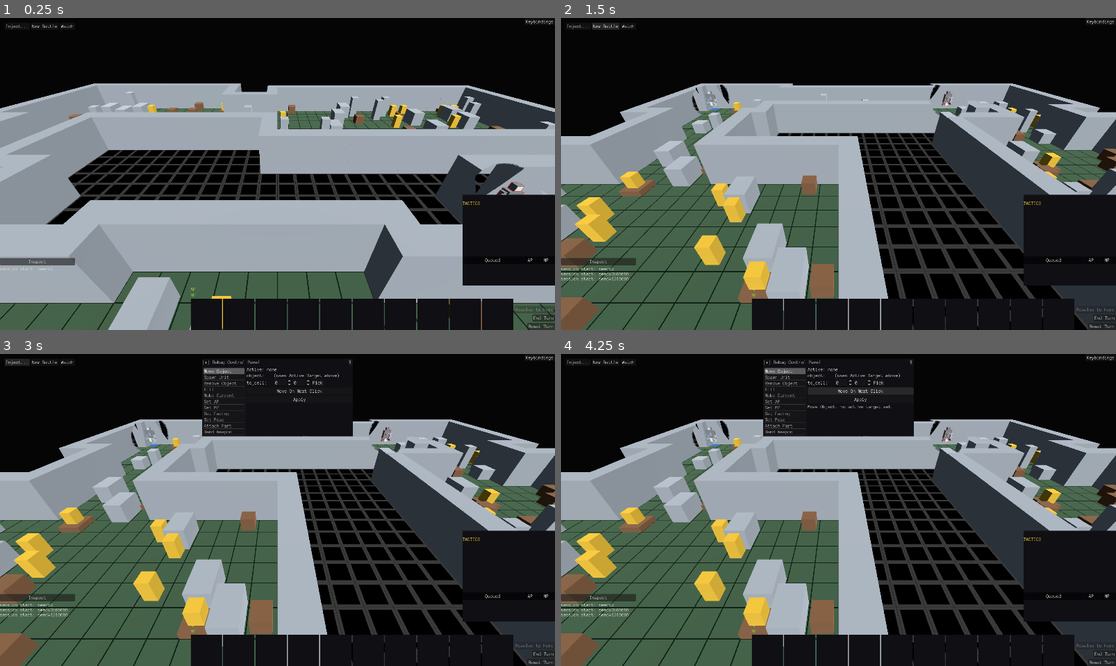
Above: before the commit, frames 1-4 (two rows, left to right).
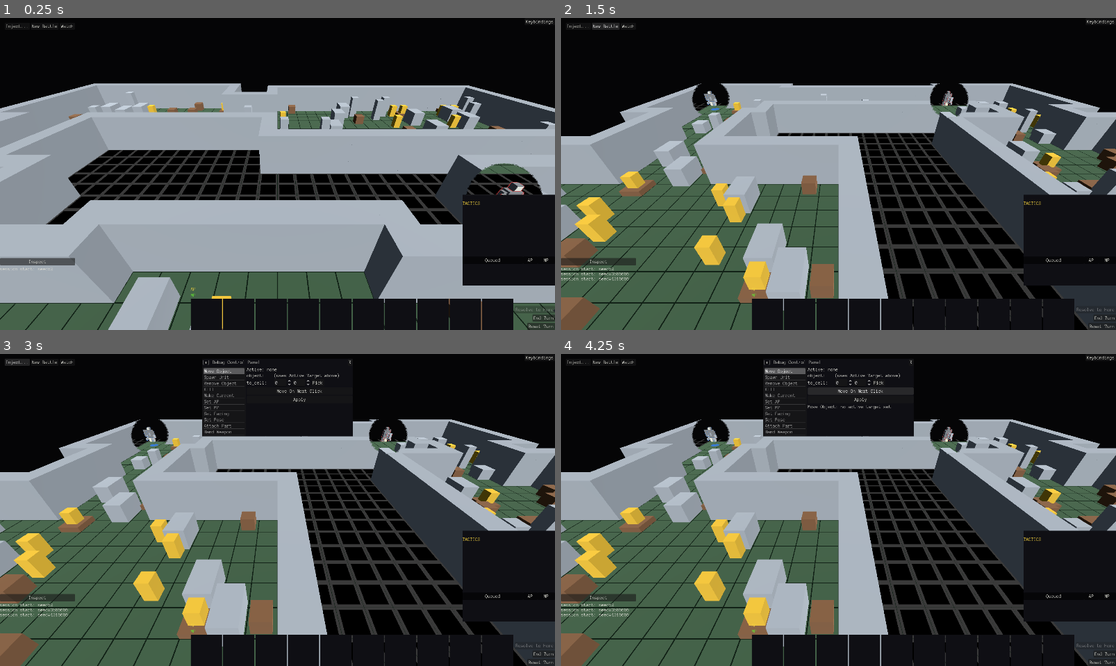
Above: after the commit, the same moments.

Repository: NotUserFriendly/HulkBreakers
Game: Godot game, scene res://src/view/battle_scene.tscn
Same seed, same stepped clock (60 frames per second), same inputs: the game is played once before the commit and once after it.
Inputs:
- Up to frame 1 (0.25 s): no input
- Up to frame 2 (1.5 s): click "New Battle" at 0.5 s; click "New Battle" at 1.25 s
- Up to frame 3 (3 s): click "Inspect" at 2 s; click "Inject..." at 2.75 s
- Up to frame 4 (4.25 s): click "Move On Next Click" at 3.5 s

The runs differ from the first frame. In frame 1, 0.7% of the frame differs, in the area x 83-98%, y 46-57%; in frame 2, 0.8%, in the area x 23-74%, y 20-31%; in frame 3, 0.8%; in frame 4, 0.8%.

Commit message:
Fix BR32.02: wall cutout depth reconstructed from hardware depth buffer
VERTEX did not behave as documented (arriving in view space) inside
fragment() for this shader; live diagnostic testing showed the depth
compare was wrong in both directions. Replaced with true view-space
depth reconstructed from FRAGCOORD.z + INV_PROJECTION_MATRIX, confirmed
live to correctly gate the cutout by which side of a wall the camera
is on. A prior Y-flip theory (FRAGCOORD assumed bottom-left-origin) was
tested live, disproven, and reverted before this fix.

Same-side-of-wall over-cutting is a known, deferred limitation of this
screen-space-only heuristic (documented in the shader header and
taskblock_done/Report-Taskblock32.md).

Diff:
--- a/src/view/shaders/wall_cutout.gdshader
+++ b/src/view/shaders/wall_cutout.gdshader
@@ -13,23 +13,32 @@
 // and feeding them here — this fragment function is the only place that
 // decides whether a given pixel is inside the hole.
 //
-// BR32.02: `FRAGCOORD` here is TOP-left origin, Y-DOWN — confirmed live,
-// empirically, via a hardcoded-corner diagnostic (a hole fixed at (200,
-// 200) landed near the window's own top-left corner) — matching
-// `Camera3D.unproject_position()` NATIVELY, the same convention mouse/UI
-// positions already use. Earlier documentation research claimed
-// `FRAGCOORD` matches GLSL's own bottom-left-origin `gl_FragCoord`
-// default and a Y-flip was added on that basis — that flip was
-// EMPIRICALLY WRONG (confirmed live: it turned "no cutout ever appears"
-// into "a cutout appears, but detached from any unit, drifting/spiraling
-// as the camera orbits" — a vertical mirror of the correct position,
-// exactly as a wrong flip would produce) and has been removed. No
-// headless test can catch this class of bug at all — dummy/headless
-// rendering never executes a fragment shader; every fragment-side claim
-// here was, and remains, a live-rendering fact, not something GUT
-// verified. The real, still-open half of BR32.02 (the cutout not
-// visibly appearing even with the correct, unflipped coordinates) is
-// unresolved — see docs/BUGS.md.
+// BR32.02, settled entirely by live testing — no headless test can
+// exercise a fragment shader at all (dummy/headless rendering never
+// executes one), so every claim below was confirmed against a real,
+// rendered build, not GUT:
+// - `FRAGCOORD.xy` is TOP-left origin, Y-DOWN, matching
+//   `Camera3D.unproject_position()` NATIVELY (confirmed via a hardcoded-
+//   corner diagnostic — a fixed hole at (200, 200) landed at the
+//   window's own top-left corner) — no Y-flip is needed between the two,
+//   despite documentation suggesting `FRAGCOORD` matches GLSL's
+//   bottom-left-origin `gl_FragCoord` default (a flip tried on that
+//   basis made things worse, not better, and was reverted).
+// - `VERTEX`, despite being documented to already arrive in view space
+//   by the time `fragment()` reads it, did NOT behave that way here:
+//   `length(VERTEX)` compared against the fed `unit_depths[i]` was wrong
+//   in BOTH comparison directions (ruling out a simple sign flip).
+//   Depth is instead reconstructed directly from the hardware depth
+//   buffer (`FRAGCOORD.z` + `INV_PROJECTION_MATRIX`, Godot's own
+//   standard recipe for this) below — confirmed live to correctly gate
+//   the cutout on which side of a wall the camera is on.
+// Still open (deferred, not a regression from this fix): with the
+// camera and unit on the SAME side of a wall (nothing should occlude at
+// all), the cutout still fires and over-cuts neighboring wall segments.
+// Likely inherent to this shader's own 2D screen-space heuristic ("is
+// this fragment nearer than the unit AND within its screen radius") —
+// see `taskblock_done/Report-Taskblock32.md` for the fuller writeup and
+// a candidate cause.
 
 uniform vec4 albedo : source_color = vec4(0.5, 0.5, 0.5, 1.0);
 
@@ -54,18 +63,26 @@
 void fragment() {
 	ALBEDO = albedo.rgb;
 
-	// View-space distance from the camera to this fragment — the same
-	// Euclidean "depth" convention `WallLegibility`/`BoardView` already
-	// use on the GDScript side (`camera.global_position.distance_to(...)`),
-	// not a raw view-space Z, so the two sides of the depth compare agree.
-	float frag_depth = length(VERTEX);
+	// BR32.02: true view-space depth, reconstructed from the hardware
+	// depth buffer rather than trusting `VERTEX` (which did not behave
+	// as documented here — see this file's own header comment). Matches
+	// the Euclidean "camera to point" convention `WallLegibility`/
+	// `BoardView` already use on the GDScript side
+	// (`camera.global_position.distance_to(...)`) for `unit_depths[i]`,
+	// so the two sides of the depth compare below agree.
+	vec2 ndc_xy = (FRAGCOORD.xy / VIEWPORT_SIZE) * 2.0 - 1.0;
+	vec4 view_pos = INV_PROJECTION_MATRIX * vec4(ndc_xy, FRAGCOORD.z, 1.0);
+	view_pos.xyz /= view_pos.w;
+	float frag_depth = length(view_pos.xyz);
 	int dither_index = int(mod(FRAGCOORD.x, 4.0)) + int(mod(FRAGCOORD.y, 4.0)) * 4;
 	float dither_value = DITHER[dither_index];
 
 	for (int i = 0; i < unit_count; i++) {
 		// Depth compare: don't cut a wall that's behind the unit it would
 		// be "protecting" — only a wall nearer the camera than the unit
-		// can be hiding it.
+		// can be hiding it. Same-side-of-wall over-cutting is a known,
+		// deferred limitation of this screen-space-only heuristic — see
+		// this file's own header comment.
 		if (frag_depth >= unit_depths[i]) {
 			continue;
 		}
Not shown, changed: docs/BUGS.md
